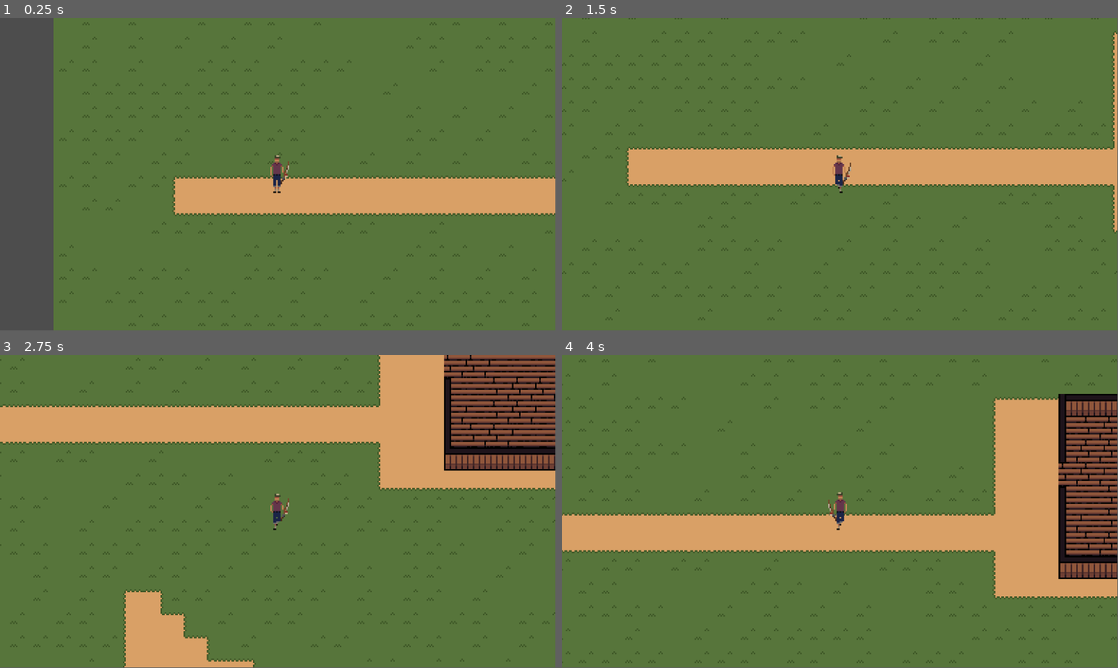
Above: before the commit, frames 1-4 (two rows, left to right).
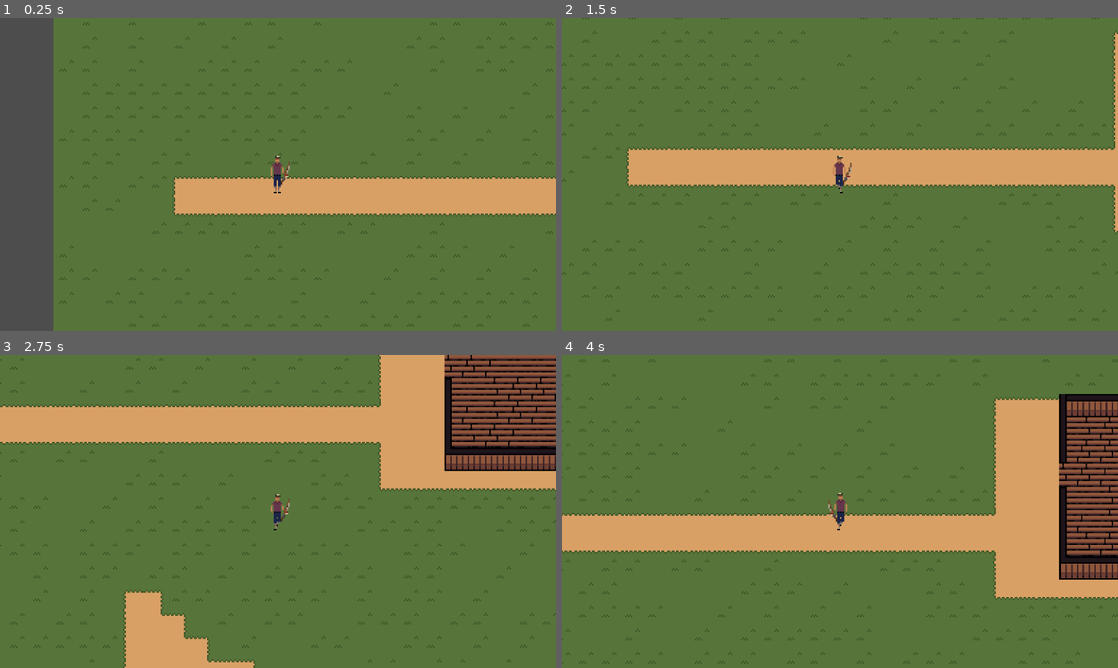
Above: after the commit, the same moments.

Repository: gilbertoknd/Something_Fishy_In_The_Woods
Game: Godot game, scene res://scenes/map.tscn
The game is run twice, just before and just after one commit, with the same random seed, the same clock (stepped at 60 frames per second) and the same inputs. The project has no main scene, so this scene is started directly.
Inputs (mouse positions are in pixels of both pictures, inside the frame that each line leads up to):
- Up to frame 1 (0.25 s): no input
- Up to frame 2 (1.5 s): move the mouse to (962, 158) at 0.52 s; press the mouse at (962, 158) at 0.53 s; hold D (Move_right) 0.53-1.28 s; move the mouse to (728, 190) at 1.27 s; release the mouse at (728, 190) at 1.28 s; hold S (Move_down) from 1.28 s (still down); tap P (Pose) at 1.35 s
- Up to frame 3 (2.75 s): move the mouse to (333, 442) at 2.02 s; release S (Move_down) at 2.03 s; hold D (Move_right) from 2.03 s (still down); hold Shift (Run) from 2.03 s (still down)
- Up to frame 4 (4 s): move the mouse to (812, 574) at 2.77 s; release D (Move_right) at 2.78 s; release Shift (Run) at 2.78 s; hold W (Move_up) 2.78-3.53 s; click (812, 574) at 2.85 s; move the mouse to (1006, 558) at 3.52 s; hold A (Move_left) from 3.53 s (still down); hold P (Pose) from 3.53 s (still down)
In our replay, the window is 799x449 before the commit and 800x450 after it. These sizes can differ from the game's own. Grey fills any space a smaller window leaves; there, only what the larger window draws over its background counts as a difference.

The runs differ from the first frame. In frame 1, 0.9% of the frame differs, in the area x 0-100%, y 1-100%; in frame 2, 1.2%; in frame 3, 2.0%; in frame 4, 2.7%, in the area x 0-100%, y 1-99%.

Commit message:
Commit fixes
added some new fishsprites and
fixed a bug related to fish on hand

Diff:
--- a/project.godot
+++ b/project.godot
@@ -18,6 +18,11 @@
 
 Global="*res://scripts/Globals/global.gd"
 FishDatabase="*res://scripts/Globals/FishDatabase.gd"
+
+[display]
+
+window/stretch/mode="viewport"
+window/stretch/aspect="expand"
 
 [file_customization]
 
--- a/scenes/objects/player.tscn
+++ b/scenes/objects/player.tscn
@@ -183,6 +183,11 @@
 position = Vector2(0, 2)
 shape = SubResource("CapsuleShape2D_2147m")
 
+[node name="FishOnHand" parent="." instance=ExtResource("3_h5uus")]
+z_index = 9
+position = Vector2(8, -10)
+rotation = 4.72698
+
 [node name="AnimatedSprite2D" type="AnimatedSprite2D" parent="."]
 position = Vector2(0, -2)
 sprite_frames = SubResource("SpriteFrames_4c2uj")
@@ -190,11 +195,6 @@
 
 [node name="Camera2D" type="Camera2D" parent="."]
 zoom = Vector2(3, 3)
-
-[node name="FishOnHand" parent="." instance=ExtResource("3_h5uus")]
-z_index = 9
-position = Vector2(8, -10)
-rotation = 1.59372
 
 [node name="Arrows" type="AnimatedSprite2D" parent="."]
 position = Vector2(0, -33)
--- a/scripts/Globals/FishDatabase.gd
+++ b/scripts/Globals/FishDatabase.gd
@@ -2,17 +2,27 @@
 const DATA = {
 	"BAGRE": {
 		"name": "Bagre",
+		"raridade":"Normal ★",
 		"sprite": preload("res://assets/Sprites/fishs/BAGRE.png"),
 		"description": "Peixe de fundo com bigodes distintos."
 	},
 	"SALMAO": {
 		"name": "Salmão",
+		"raridade":"Normal ★",
 		"sprite": preload("res://assets/Sprites/fishs/SALMON.png"),
 		"description": "Peixe migratório encontrado em águas frias."
 	},
 	"TRUTA": {
 		"name": "Truta",
+		"raridade":"Normal ★",
 		"sprite": preload("res://assets/Sprites/fishs/TRUTA.png"),
 		"description": "Peixe colorido comum em agua doce."
+	},
+		"ATHANASIOS": {
+		"name": "Athanasios",
+		"raridade":"Histórico ★★★★★★",
+		"sprite": preload("res://assets/Sprites/fishs/thanos.png"),
+		"description": "Esse peixe dá aula de fundamentos de matematica para a computação e ainda joga basquete."
 	}
+
 }
--- a/scripts/Globals/global.gd
+++ b/scripts/Globals/global.gd
@@ -117,6 +117,8 @@
 		last_caught_fish = current_fish_on_bait
 		caught_fish.append(last_caught_fish)
 		player_points += last_caught_fish.price
-		print("Pescou um peixe de R$ %.2f! Total de pontos: %d" % [last_caught_fish.price, player_points])
+		current_fish_on_bait=null
+		player.get_node("FishOnHand").set_fish(last_caught_fish)
+		print(("Pescou um peixe ")+last_caught_fish.get_fish_name()+ (" de R$ %.2f! Total de pontos: %d") % [last_caught_fish.price, player_points])
 	else:
 		print("O peixe escapou!")
--- a/scripts/Objects/FishInstance.gd
+++ b/scripts/Objects/FishInstance.gd
@@ -13,7 +13,7 @@
 		# construtor padrão aleatório
 		var keys = FishDatabase.DATA.keys()
 		fish_id = keys[randi() % keys.size()]  # peixe aleatório do banco
-		weight = randf_range(0.5, 6.0)         # peso aleatório, ajuste os valores conforme desejar
+		weight = randf_range(0.5, 3.0)         # peso aleatório, ajuste os valores conforme desejar
 		quality = randi() % 6 + 1              # qualidade aleatória entre 1 e 6
 	else:
 		fish_id = _fish_id
--- a/scripts/Objects/player.gd
+++ b/scripts/Objects/player.gd
@@ -19,7 +19,7 @@
 
 func _physics_process(delta):
 	var input_vec := Vector2.ZERO
-	if not current_action in ["posing", "fishing", "sleeping"]:
+	if not current_action in ["posing","in_fish_minigame", "sleeping"]:
 		can_move=true
 	if can_move:
 		if Input.is_action_pressed("Move_right"):
Binary file changed: assets/Sprites/fishs/BAGRE.png
Binary file changed: assets/Sprites/fishs/SALMON.png
Binary file changed: assets/Sprites/fishs/TRUTA.png
Binary file added: assets/Sprites/fishs/goldfish.png
Not shown, added: assets/Sprites/fishs/goldfish.png.import
Binary file added: assets/Sprites/fishs/missingfish.png
Not shown, added: assets/Sprites/fishs/missingfish.png.import
Binary file added: assets/Sprites/fishs/pufferfish.png
Not shown, added: assets/Sprites/fishs/pufferfish.png.import
Binary file added: assets/Sprites/fishs/sardinele.png
Not shown, added: assets/Sprites/fishs/sardinele.png.import
Binary file added: assets/Sprites/fishs/shrimp.png
(and 9 more such lines)
